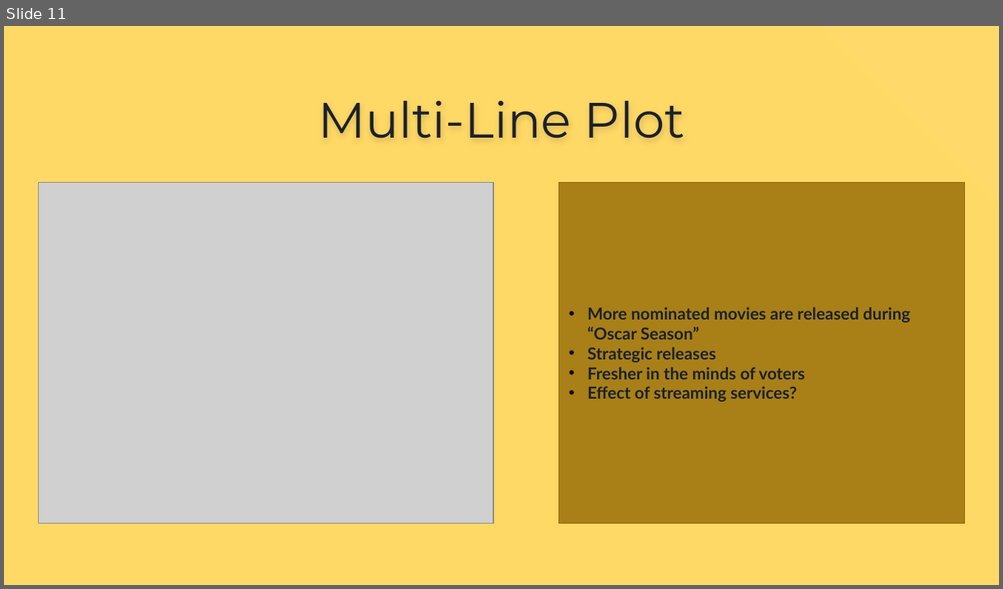
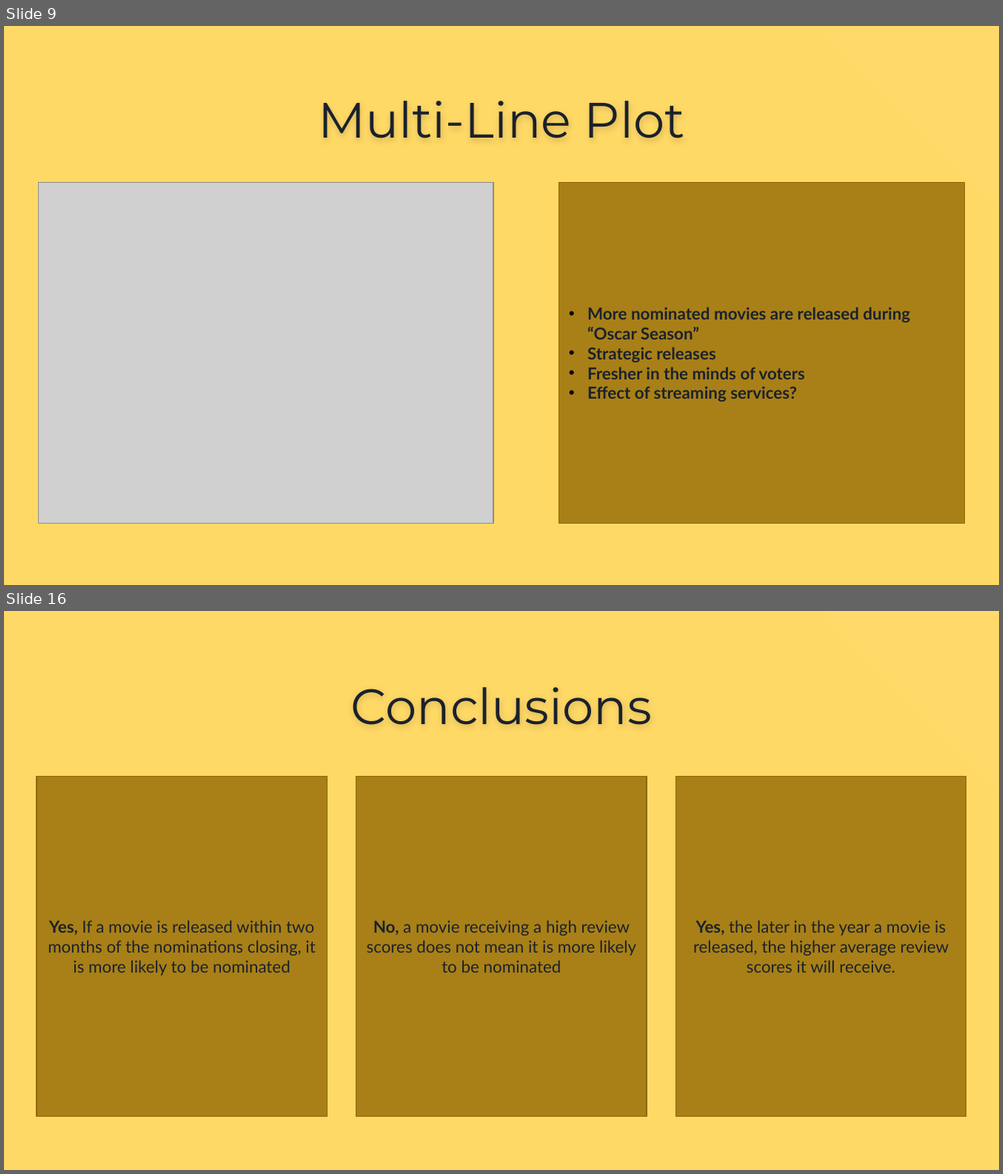
Before and after one commit to jamieah80/group-project-one, a slide deck: Group Project Presentation (1).pptx. Shown one above the other, each under a label of ours: slide 11 before the commit, slides 9 and 16 after it; the slides between them are not shown. The pictures are 1003x589 and 1003x1174 pixels, drawn with LibreOffice and Linux fonts; fonts in the diff are those of the drawing; grey boxes stand for pictures. Boxes give left, top, right and bottom in pixels: in the first picture for what was removed or moved away, otherwise in the second. Text is boxed around its words. In the diff, an @@ line names an element or a change of style, - is before the commit and + after.

```diff
--- a/Group Project Presentation (1).pptx
+++ b/Group Project Presentation (1).pptx
@@ slide 16 added at [4,611,999,1170], background #FFD966; not listed: 1 template element that a slide beside it also shows @@
@@ title added at [351,687,652,725], 36 pt, text #1B212C @@
+Conclusions
@@ rectangle added at [37,776,327,1116], fill #8F6600 at 77% opacity, outline #8F6600 0.75 pt, 12 pt, text #1B212C @@
+Yes, If a movie is released within two months of the nominations closing, it is more likely to be nominated
@@ rectangle added at [356,776,646,1116], fill #8F6600 at 77% opacity, outline #8F6600 0.75 pt, 12 pt, text #1B212C @@
+No, a movie receiving a high review scores does not mean it is more likely to be nominated
@@ rectangle added at [675,776,966,1116], fill #8F6600 at 77% opacity, outline #8F6600 0.75 pt, 12 pt, text #1B212C @@
+Yes, the later in the year a movie is released, the higher average review scores it will receive.
@@ what was slide 11 is now slide 9 @@
```
Also in this commit, not shown: 9 other slides added, 4 slides removed, 1 other file.
